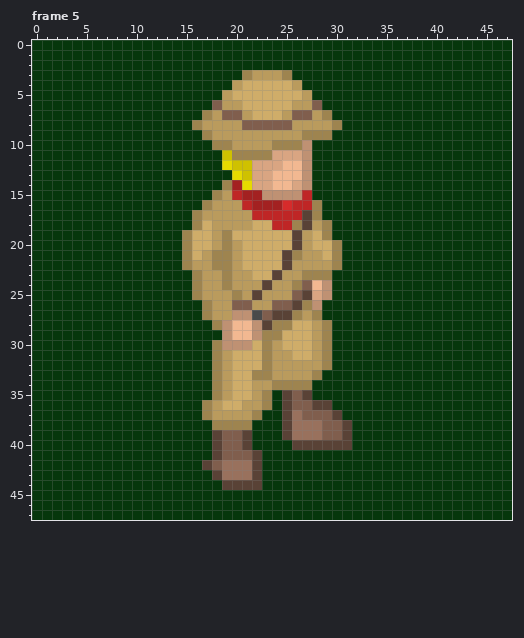
Pixel-art file, stored at Player/Asset files/Reworked Explorer walk cycle.aseprite. The first picture shows the starting point.
48x48 pixels, 7 frames. Colours within 5 levels of each other are drawn and written as one. Shown: frame 5. The commit also changed other frames, which this record leaves out.
And afterwards:
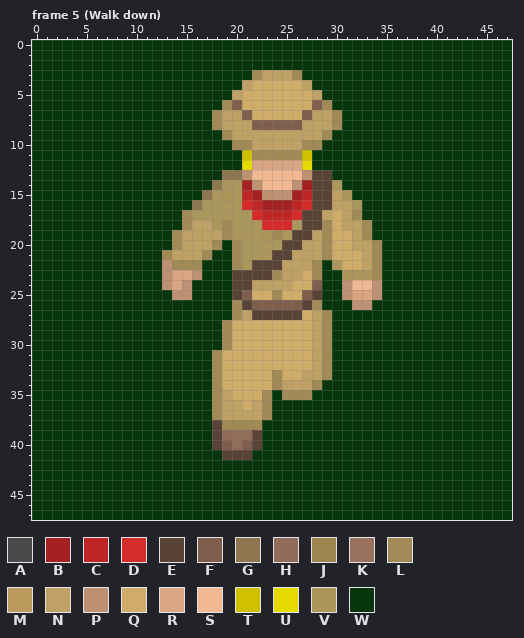
Palette (. is transparent): A #4a4a4a  B #a32121  C #bf2626  D #d62b2b  E #594236  F #805e4d  G #8c754f  H #916c59  J #9e844f  K #99715d  L #a18a55  M #ba9b5d  N #bfa165  P #bf9173  Q #cfad69  R #d9a582  S #f2b891  T #cfc100  U #e6da00  V #ab975b  W #06370c
Author's note on the commit: New walking cycle 2/4 complete (up and down cycles ready)
From old to new:
layer "Explorer" added
layer "Left Leg" removed
layer "Right Leg" removed
layer "Torso" removed
layer "Left Arm" removed
layer "Right Arm" removed
layer "Neckerchief" removed
layer "Backpack" removed
layer "Head" removed
layer "Hat" removed
Changed rows in their new state; - is an unchanged pixel.
Frame 5 (Walk down):
first column x 13:
 3 --------WLNNNL--------
 4 -------WN----QN-------
 5 ------WN------QN------
 6 -----WLF-----QQ-L-----
 7 ----WLNNF---QQ-NNL----
 8 ---WWLNNN----FNNNL----
 9 ----WWLNNNNNNNNNL-----
10 -----WWLLNNNNNLL------
11 ------WWTLLLLLT-------
12 ------WWU---RRU-------
13 ------GGPSS----EE-----
14 -----GVVBPS--PBEEV----
15 ----GVVVC----B-EENV---
16 ---GVVVVDC--B-DEENNV--
17 --LVVVVVVD---D-ENQNL--
18 --LNNVLVVVDDDV-ELQNNL-
19 -LNNNNLVVVVLV-ENLQQNL-
20 -LNNNLWLVVVVE-NNLQQNNL
21 LNNNLWWLVVVE-NNNLQQQNL
22 PLLLWWWLVEEENNNLWVQQNL
23 PRRPWWWEEEELNNQLW-VVVL
24 PRPWWWWEENNNNQQFW-PSSP
25 -PPWWWWEFQQLQQFEW-PRRP
26 ----WWWLEFF--FEL---PP-
27 ----WWWLNEE--EQNL-----
28 -----WLQQQQQQ--NL-----
29 ------LQQQQQ---NL-----
30 -----WLQQ-QQ---NL-----
31 -----LQ---QQQ--NL-----
32 -----LQ---QQQQQNL-----
33 -----LQ--QQLQQNNL-----
34 -----LQ--QQLNNNL------
35 -----LN--QL-LLL-------
36 ----WLNNQNL-WWWWW-----
37 ----WLNNNNL-WWWWWW----
38 -----ELLLL--WWWWWWW---
39 ------HHHE--WWWWWWW---
40 -------HFE---WWWWWW---
41 -----WEEEW------------
42 ----WWWWWW------------
43 -----WWWWW------------
44 ------WWWW------------
Boxes around the changes in both pictures, in picture pixels (x1, y1, x2, y2):
changed: (162, 70, 382, 490)
